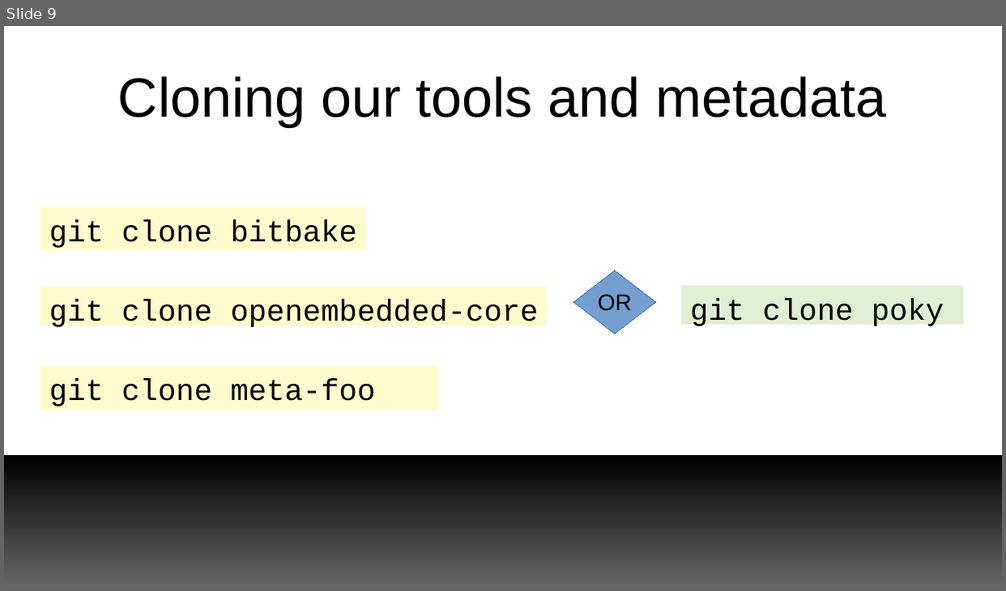
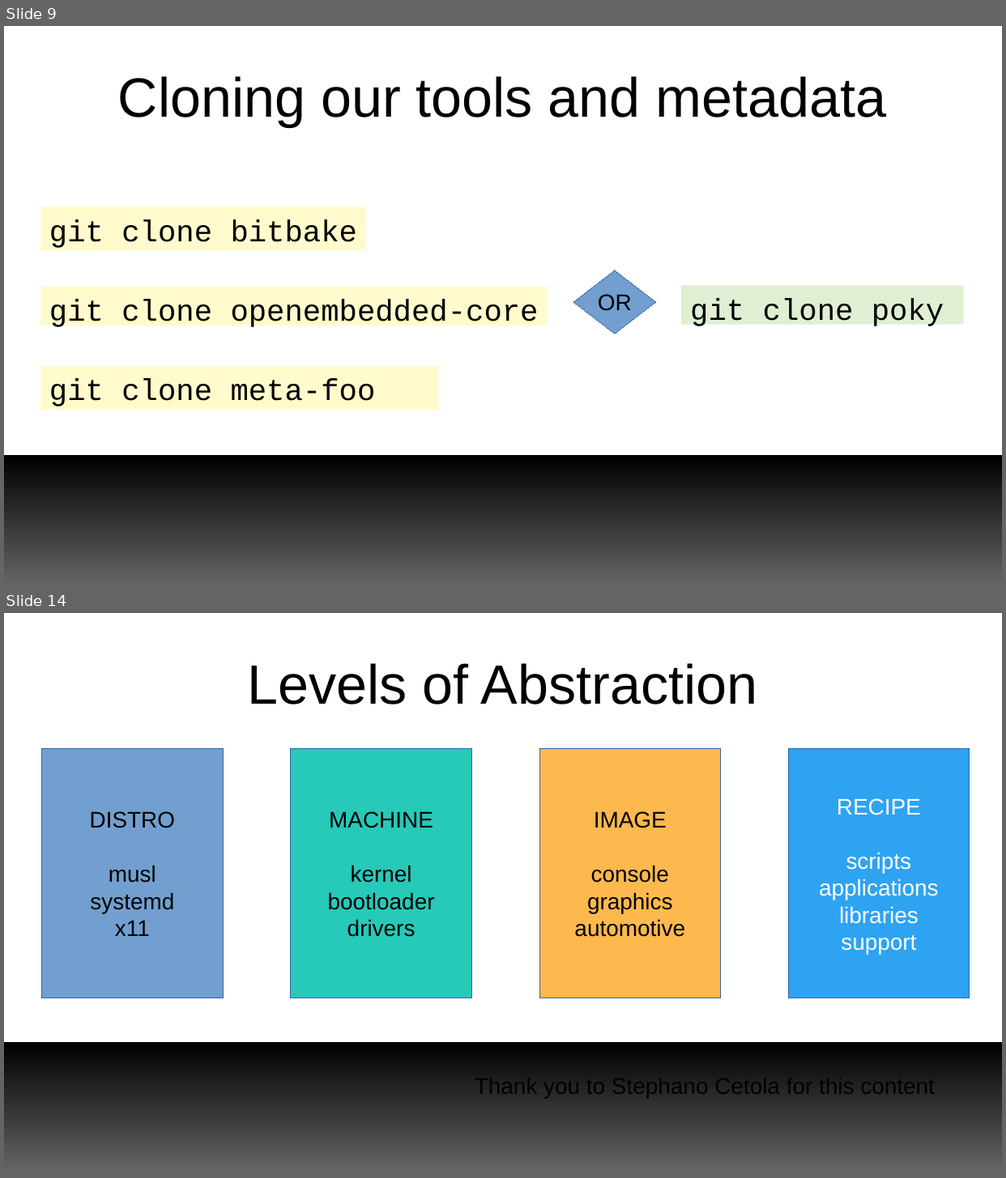
Before and after one commit to e-ale/Slides, a slide deck: yocto-images/src/build-images-with-yocto-project.odp. Shown one above the other, each under a label of ours: slide 9 before the commit, slides 9 and 14 after it; the slides between them are not shown. The pictures are 1006x591 and 1006x1178 pixels, drawn with LibreOffice and Linux fonts; fonts in the diff are those of the drawing; background and template pictures are left out. Boxes give left, top, right and bottom in pixels: in the first picture for what was removed or moved away, otherwise in the second. Text is boxed around its words. In the diff, an @@ line names an element or a change of style, - is before the commit and + after.

Commit message:
yocto-images: Update Slides
* Add more detail about:
  - layers
  - layer index
  - workflow tools

```diff
--- a/yocto-images/src/build-images-with-yocto-project.odp
+++ b/yocto-images/src/build-images-with-yocto-project.odp
@@ slide 14 added at box(4, 613, 1002, 1174), background #FFFFFF; not listed: 1 template element that a slide beside it also shows @@
@@ title added at box(247, 663, 757, 705), 44 pt, text #000000 @@
+Levels of Abstraction
@@ rectangle added at box(42, 749, 224, 999), fill #729FCF, outline #3465A4 0 pt, 18 pt, text #000000 @@
+DISTRO
+musl
+systemd
+x11
@@ rectangle added at box(291, 749, 472, 999), fill #27C9B8, outline #3465A4 0 pt, 18 pt, text #000000 @@
+MACHINE
+kernel
+bootloader
+drivers
@@ rectangle added at box(540, 749, 721, 999), fill #FDB94D, outline #3465A4 0 pt, 18 pt, text #000000 @@
+IMAGE
+console
+graphics
+automotive
@@ rectangle added at box(788, 749, 970, 999), fill #2EA3F2, outline #3465A4 0 pt, 18 pt, text #FFFFFF @@
+RECIPE
+scripts
+applications
+libraries
+support
@@ text added at box(475, 1074, 935, 1099), 18 pt, text #000000 @@
+Thank you to Stephano Cetola for this content
```
Also in this commit, not shown: 3 slides changed, 25 other slides added, 1 slide removed, 1 other file.
